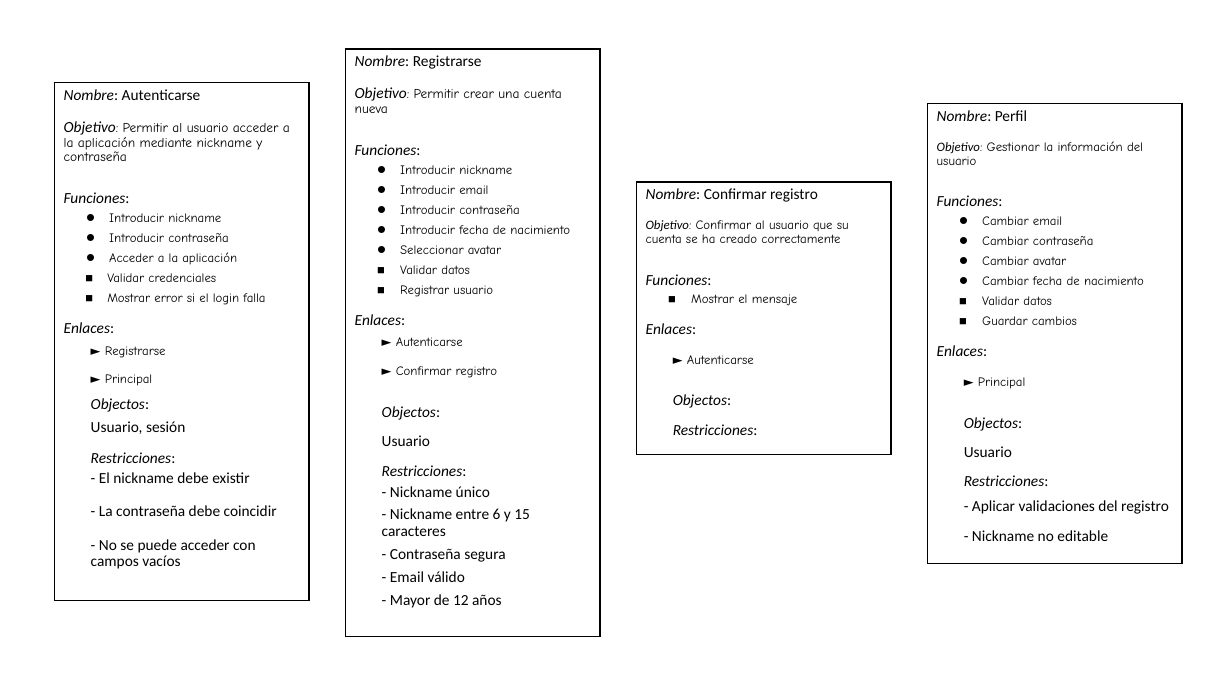
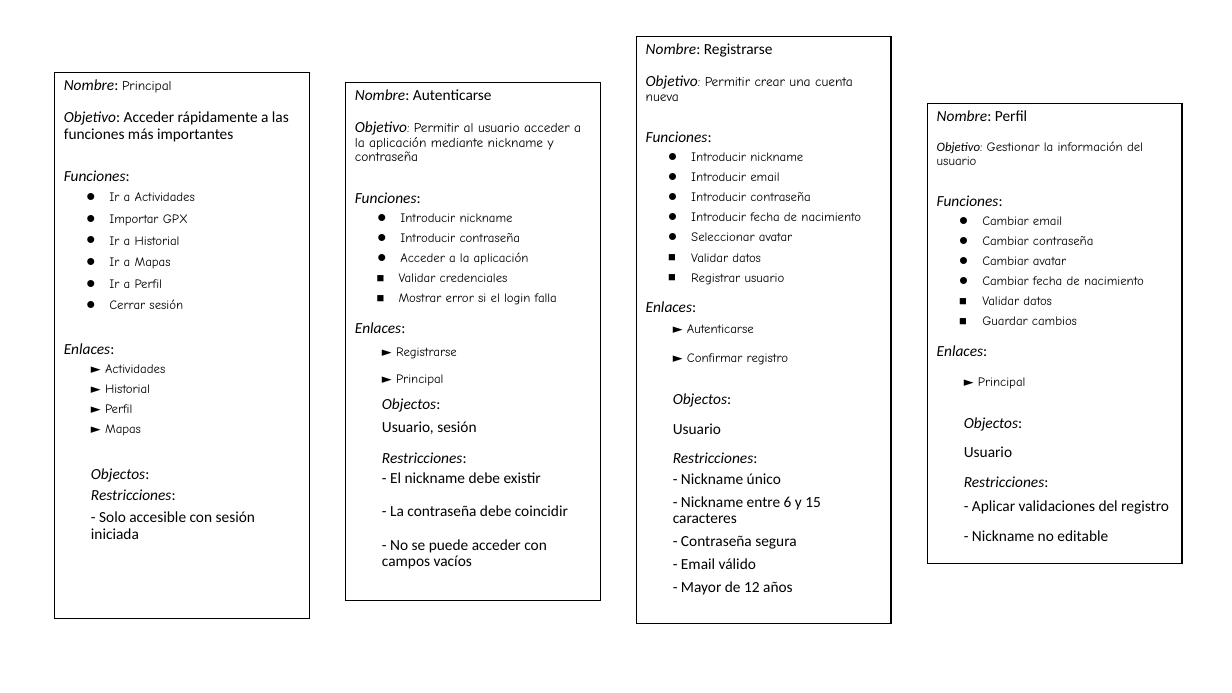
Before and after one commit to Mariaax6/running-la-safor-ipc, a slide deck: slide 1 of docs/Containers-Usuario.pptx. Drawn at 1232x693 pixels with LibreOffice and Linux fonts; fonts in the diff are those of the drawing. Boxes give left, top, right and bottom in pixels: in the first picture for what was removed or moved away, otherwise in the second. Text is boxed around its words. In the diff, an @@ line names an element or a change of style, - is before the commit and + after.

```diff
--- a/docs/Containers-Usuario.pptx
+++ b/docs/Containers-Usuario.pptx
@@ rectangle "Nombre: Registrarse": place and size @@
-rectangle "Nombre: Registrarse" at [346,49,600,637]
+rectangle "Nombre: Registrarse" at [637,36,891,624]
@@ rectangle added at [55,73,309,618], fill #FFFFFF, outline #000000 1 pt, 12 pt, text #000000 @@
+Nombre: Principal
+Objetivo: Acceder rápidamente a las funciones más importantes
+Funciones:
+  • Ir a Actividades
+  • Importar GPX
+  • Ir a Historial
+  • Ir a Mapas
+  • Ir a Perfil
+  • Cerrar sesión
+Enlaces:
+► Actividades
+► Historial
+► Perfil
+► Mapas
+Objectos:
+Restricciones:
+- Solo accesible con sesión iniciada
@@ rectangle "Nombre: Autenticarse": place and size @@
-rectangle "Nombre: Autenticarse" at [55,82,309,600]
+rectangle "Nombre: Autenticarse" at [346,83,600,601]
@@ rectangle removed at [637,182,891,455] @@
-Nombre: Confirmar registro
-Objetivo: Confirmar al usuario que su cuenta se ha creado correctamente
-Funciones:
-  ■ Mostrar el mensaje
-Enlaces:
-► Autenticarse
-Objectos:
-Restricciones:
```
Also in this commit, not shown: 1 slide removed.
